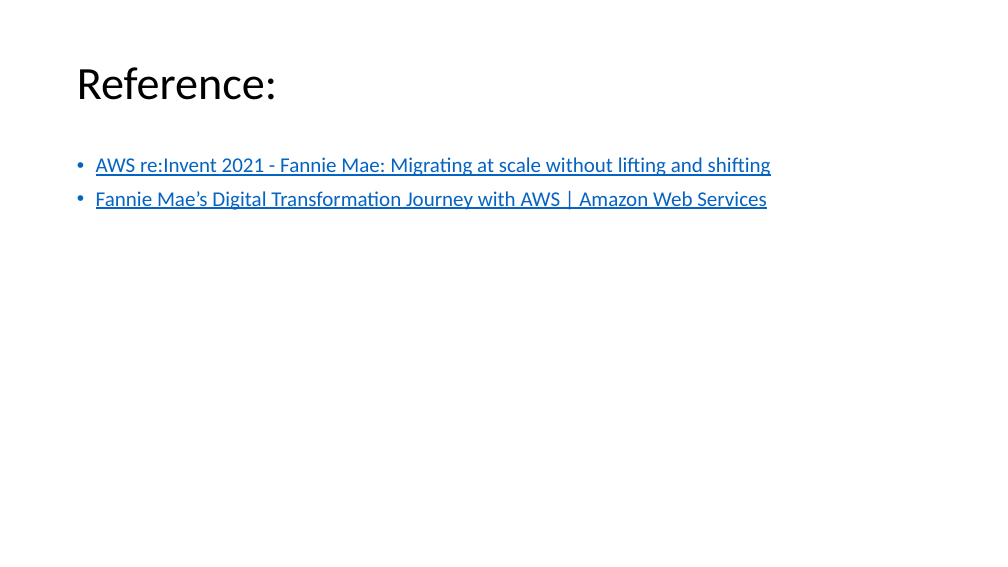
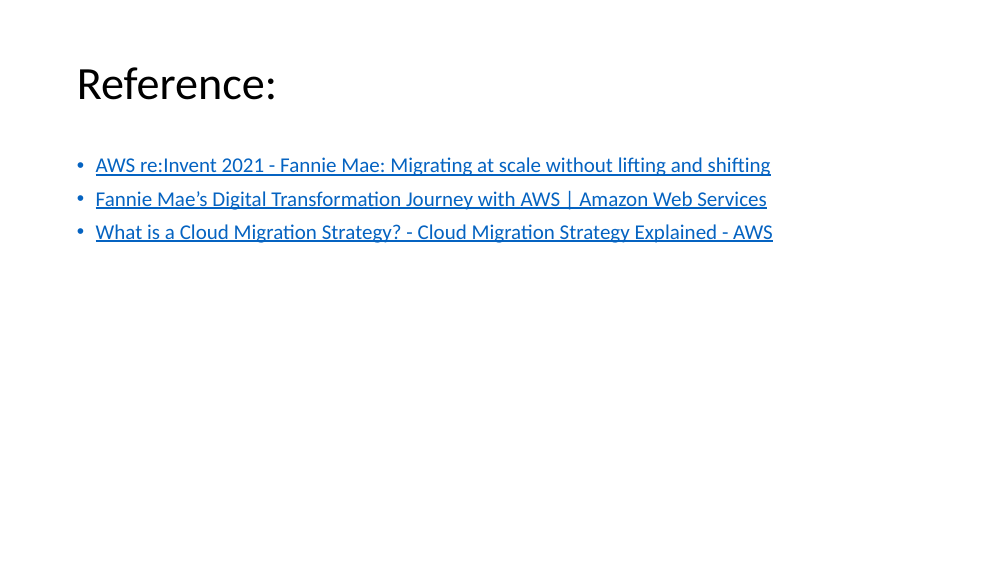
Before and after one commit to wx2123/WSDS-2026-OH, a slide deck: slide 14 of 2026 WSDS - Wujian Xue.pptx (slide 8 before the commit). Drawn at 1008x567 pixels with LibreOffice and Linux fonts; fonts in the diff are those of the drawing. Boxes give left, top, right and bottom in pixels: in the first picture for what was removed or moved away, otherwise in the second. Text is boxed around its words. In the diff, an @@ line names an element or a change of style, - is before the commit and + after.

```diff
--- a/2026 WSDS - Wujian Xue.pptx
+++ b/2026 WSDS - Wujian Xue.pptx
@@ text at [96,224,773,243]: paragraph added @@
+• What is a Cloud Migration Strategy? - Cloud Migration Strategy Explained - AWS
```
Also in this commit, not shown: 4 other slides changed, 6 slides added.
